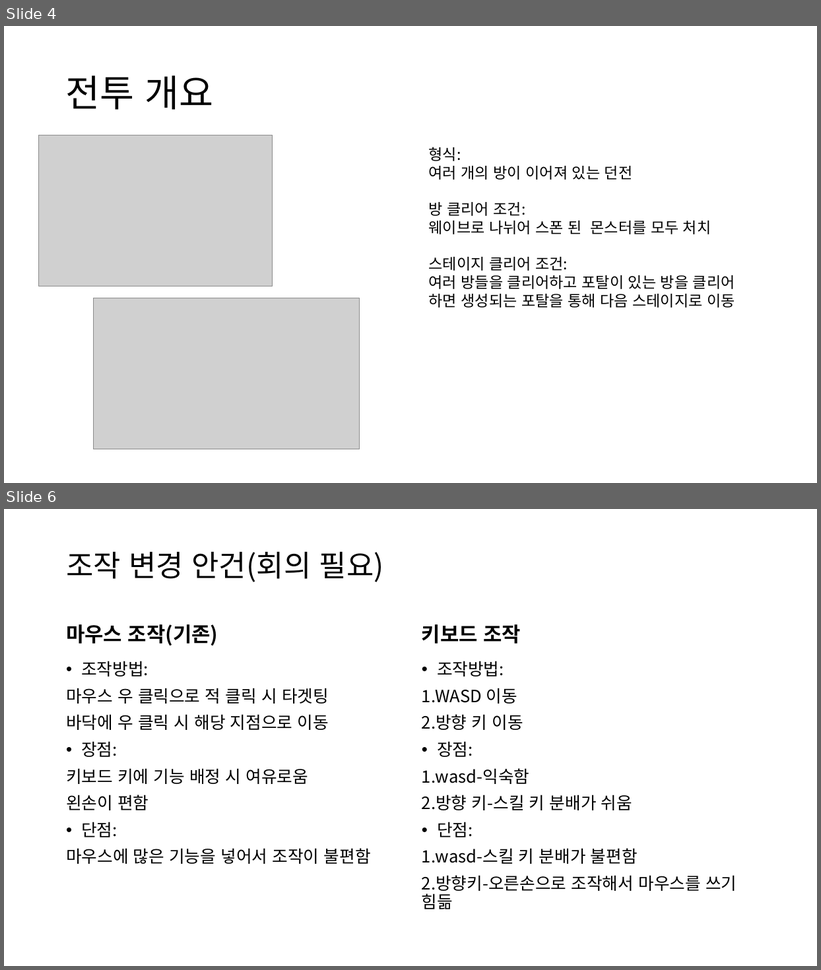
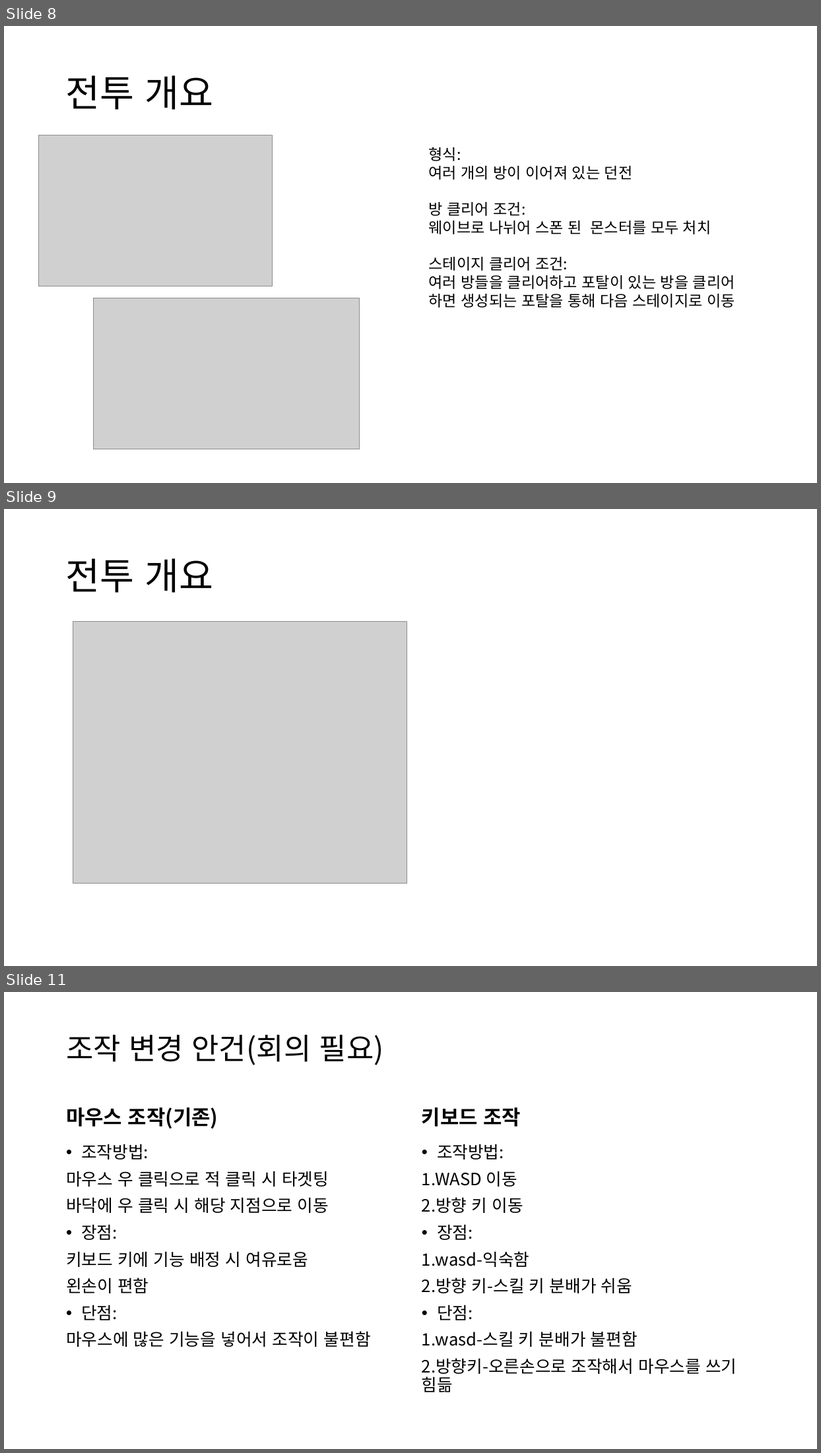
Before and after one commit to kms040224/TimeOut, a slide deck: 기획서/TimeOut 기획 수정안.pptx. Shown one above the other, each under a label of ours: slides 4 and 6 before the commit, slides 8, 9 and 11 after it; the slides between them are not shown. The pictures are 821x970 and 821x1453 pixels, drawn with LibreOffice and Linux fonts; fonts in the diff are those of the drawing; grey boxes stand for pictures. Boxes give left, top, right and bottom in pixels: in the first picture for what was removed or moved away, otherwise in the second. Text is boxed around its words. In the diff, an @@ line names an element or a change of style, - is before the commit and + after.

```diff
--- a/기획서/TimeOut 기획 수정안.pptx
+++ b/기획서/TimeOut 기획 수정안.pptx
@@ slide 9 added at [4, 509, 817, 966], background #FFFFFF @@
@@ title added at [66, 559, 214, 593], 44 pt, text #000000 @@
+전투 개요
@@ picture added at [73, 622, 407, 883] @@
@@ what was slide 4 is now slide 8 @@
@@ what was slide 6 is now slide 11 @@
```
Also in this commit, not shown: 1 slide changed, 4 other slides added.
